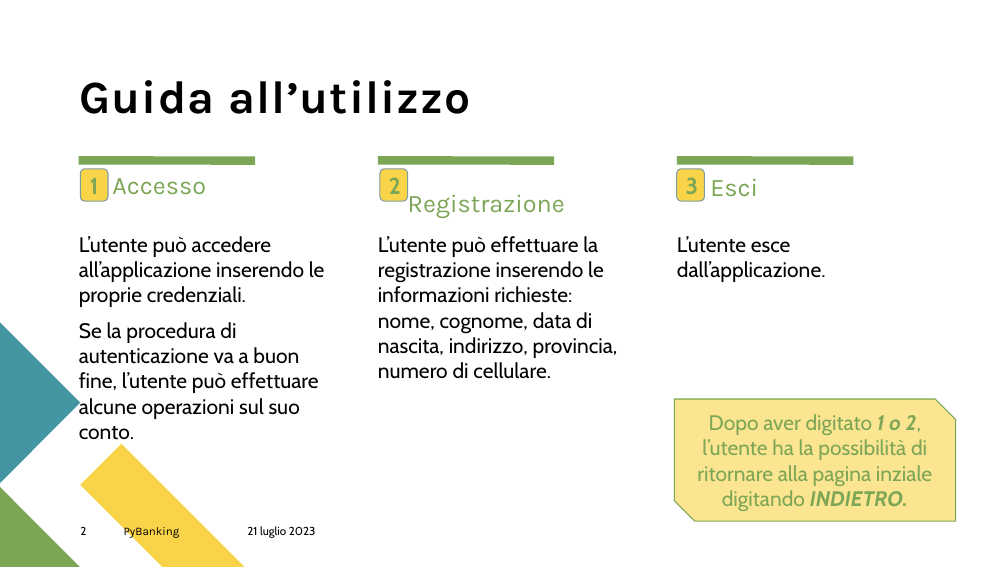
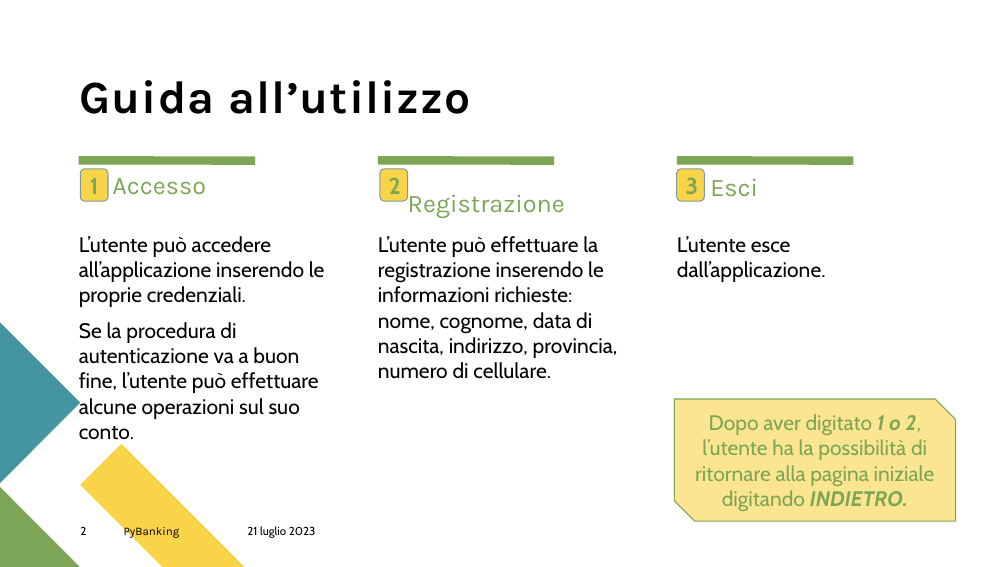
Before and after one commit to rosannareibaldi/PyBanking, a slide deck: slide 2 of Presentazione PyBanking.pptx. Drawn at 1008x567 pixels with LibreOffice and Linux fonts; fonts in the diff are those of the drawing. Boxes give left, top, right and bottom in pixels: in the first picture for what was removed or moved away, otherwise in the second. Text is boxed around its words. In the diff, an @@ line names an element or a change of style, - is before the commit and + after.

```diff
--- a/Presentazione PyBanking.pptx
+++ b/Presentazione PyBanking.pptx
@@ text in snip diag rect at (695, 414, 935, 511): text changed @@
-Dopo aver digitato 1 o 2, l’utente ha la possibilità di ritornare alla pagina inziale digitando INDIETRO.
+Dopo aver digitato 1 o 2, l’utente ha la possibilità di ritornare alla pagina iniziale digitando INDIETRO.
```
